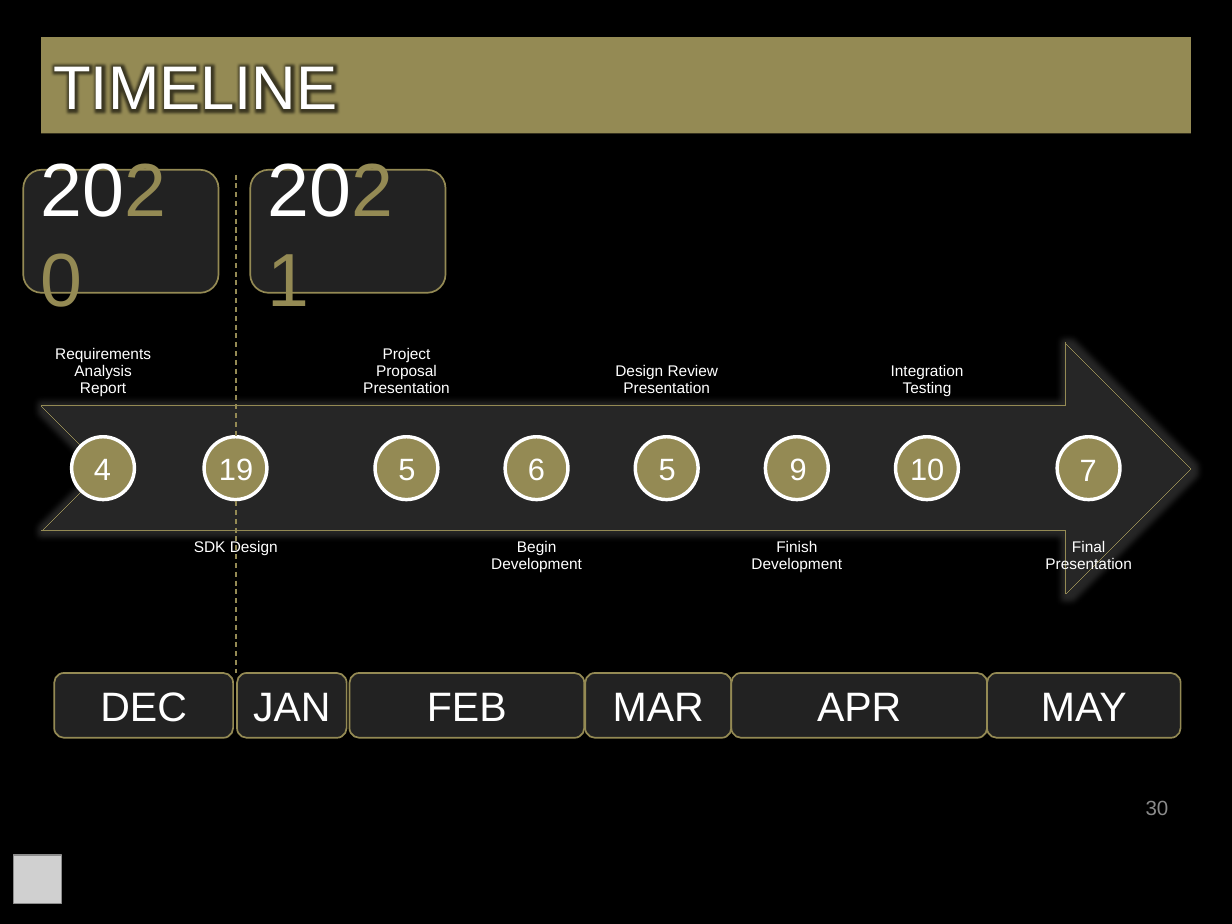
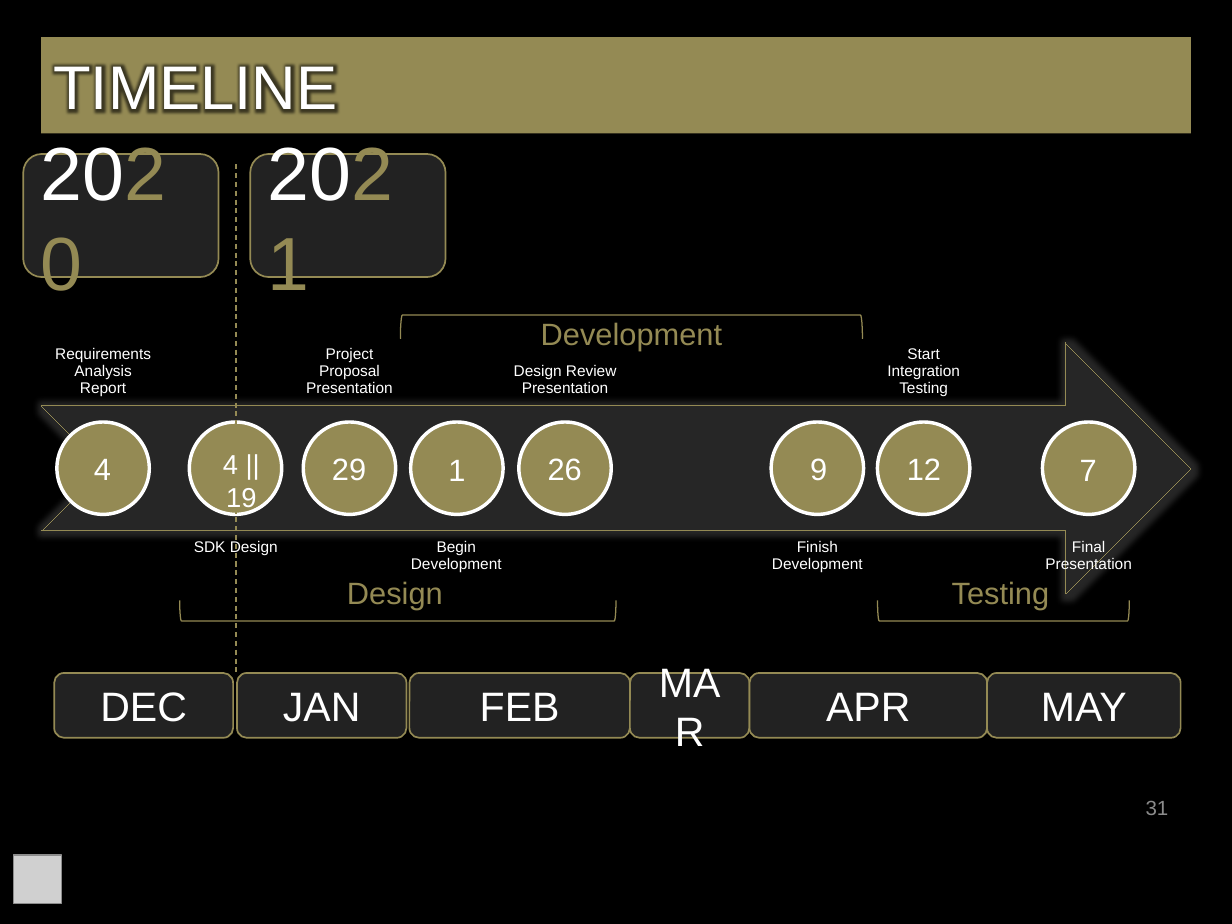
Before and after one commit to bg719/UCCS-Social-Robotics, a slide deck: slide 31 of docs/FinalSeminarPresentation.pptx (slide 30 before the commit). Drawn at 1232x924 pixels with LibreOffice and Linux fonts; fonts in the diff are those of the drawing; grey boxes stand for pictures; background and template pictures are left out. Boxes give left, top, right and bottom in pixels: in the first picture for what was removed or moved away, otherwise in the second. Text is boxed around its words. In the diff, an @@ line names an element or a change of style, - is before the commit and + after.

```diff
--- a/docs/FinalSeminarPresentation.pptx
+++ b/docs/FinalSeminarPresentation.pptx
@@ rounded rectangle "2020": place and size @@
-rounded rectangle "2020" at <box>23,170,219,293</box>
+rounded rectangle "2020" at <box>23,154,219,277</box>
@@ line moved from (237, 175) - (237, 673) to (237, 164) - (237, 673) @@
@@ rounded rectangle "2021": place and size @@
-rounded rectangle "2021" at <box>250,170,446,293</box>
+rounded rectangle "2021" at <box>250,154,446,277</box>
@@ text "Project Proposal Presentation": place and size @@
-text "Project Proposal Presentation" at <box>363,347,449,393</box>
+text "Project Proposal Presentation" at <box>306,348,392,393</box>
@@ text "Design Review Presentation": place and size @@
-text "Design Review Presentation" at <box>615,364,719,393</box>
+text "Design Review Presentation" at <box>514,364,617,393</box>
@@ left bracket added at <box>400,315,862,339</box>, outline #948A54 0.75 pt, 18 pt, text #948A54 @@
+Development
@@ text at <box>887,348,960,396</box>: text changed @@
-Integration Testing
+Start Integration Testing
@@ ellipse: place and size @@
-ellipse at <box>71,437,134,500</box>
+ellipse at <box>57,423,149,515</box>
@@ ellipse: place and size @@
-ellipse at <box>205,437,267,500</box>
+ellipse at <box>190,423,282,515</box>
@@ ellipse added at <box>303,423,395,515</box>, fill #948A54, outline #FFFFFF 2 pt @@
@@ ellipse: place and size @@
-ellipse at <box>375,437,437,500</box>
+ellipse at <box>410,423,503,515</box>
@@ ellipse: place and size @@
-ellipse at <box>505,437,568,500</box>
+ellipse at <box>519,423,611,515</box>
@@ ellipse removed at <box>636,437,699,500</box> @@
@@ ellipse: place and size @@
-ellipse at <box>765,437,828,500</box>
+ellipse at <box>771,423,864,515</box>
@@ text "9": place and size @@
-text "9" at <box>790,458,807,481</box>
+text "9" at <box>810,458,827,481</box>
@@ ellipse: place and size @@
-ellipse at <box>896,437,958,500</box>
+ellipse at <box>877,423,970,515</box>
@@ ellipse: place and size @@
-ellipse at <box>1057,437,1120,500</box>
+ellipse at <box>1042,423,1135,515</box>
@@ text at <box>223,455,256,513</box>: text changed; size 18 to 16 pt @@
-19
+4 || 19
@@ text at <box>332,458,366,481</box>: text changed @@
-5
+29
@@ text at <box>448,460,465,481</box>: text changed @@
-6
+1
@@ text at <box>548,458,582,481</box>: text changed @@
-5
+26
@@ text at <box>907,458,941,480</box>: text changed @@
-10
+12
@@ text "Begin Development": place and size @@
-text "Begin Development" at <box>491,541,582,573</box>
+text "Begin Development" at <box>411,540,502,573</box>
@@ text "Finish Development": place and size @@
-text "Finish Development" at <box>751,540,842,572</box>
+text "Finish Development" at <box>772,540,863,573</box>
@@ right bracket added at <box>878,599,1129,620</box>, outline #948A54 0.75 pt, 18 pt, text #948A54 @@
+Testing
@@ right bracket added at <box>180,601,617,622</box>, outline #948A54 0.75 pt, 18 pt, text #948A54 @@
+Design
@@ rounded rectangle "JAN": place and size @@
-rounded rectangle "JAN" at <box>237,673,346,738</box>
+rounded rectangle "JAN" at <box>237,673,407,738</box>
@@ rounded rectangle "FEB": place and size @@
-rounded rectangle "FEB" at <box>350,673,585,738</box>
+rounded rectangle "FEB" at <box>409,673,630,738</box>
@@ rounded rectangle "MAR": place and size @@
-rounded rectangle "MAR" at <box>585,673,732,738</box>
+rounded rectangle "MAR" at <box>630,673,749,738</box>
@@ rounded rectangle "APR": place and size @@
-rounded rectangle "APR" at <box>732,673,988,738</box>
+rounded rectangle "APR" at <box>749,673,987,738</box>
@@ page number at <box>1146,801,1169,815</box>: text changed @@
-30
+31
```
Also in this commit, not shown: 9 other slides changed, 1 slide added.
